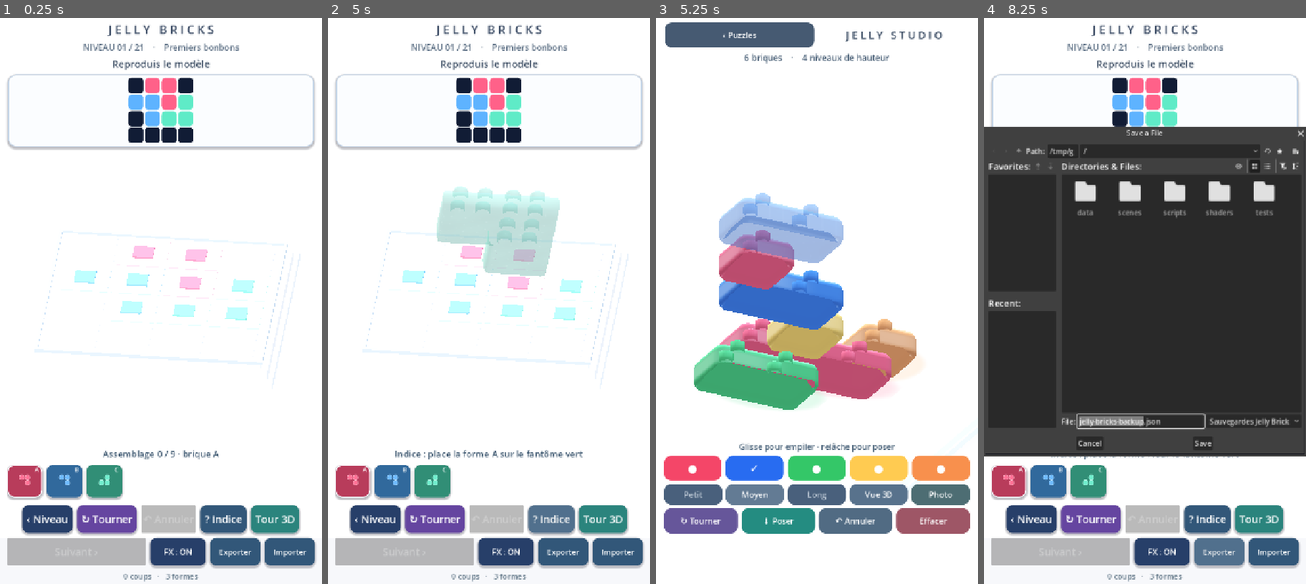
Above: before the commit, frames 1-4 (left to right).
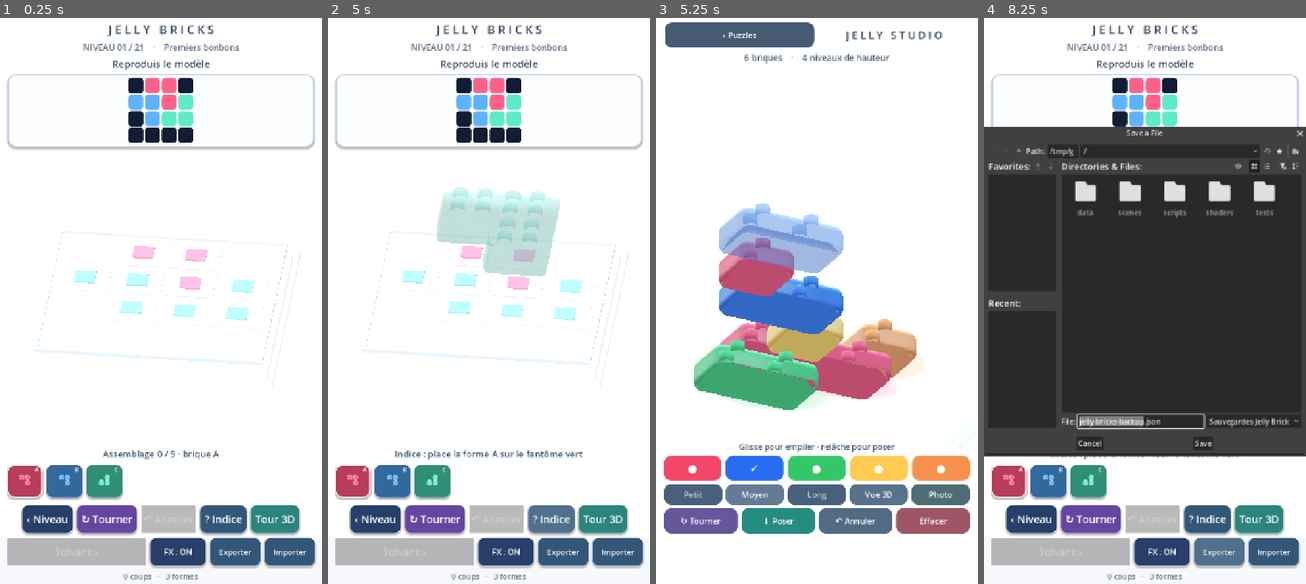
Above: after the commit, the same moments.

Repository: dbrckk/Jelly-bricks
Game: Godot game, scene res://scenes/main.tscn
Same seed, same stepped clock (60 frames per second), same inputs: the game is played once before the commit and once after it.
Inputs (mouse positions are in pixels of both pictures, inside the frame that each line leads up to):
- Up to frame 1 (0.25 s): no input
- Up to frame 2 (5 s): click (353, 482) at 0.52 s; click (392, 482) at 1.27 s; click (431, 482) at 2.02 s; click "‹ Niveau" at 2.75 s; click "↻ Tourner" at 3.5 s; click "? Indice" at 4.25 s
- Up to frame 3 (5.25 s): click "Tour 3D" at 5 s
- Up to frame 4 (8.25 s): click "‹ Puzzles" at 5.75 s; click "FX : ON" at 6.5 s; click "FX : OFF" at 7.25 s; click "Exporter" at 8 s

Frames 1-2 are identical in both runs. In frame 3, 4.0% of the frame differs, in the area x 19-59%, y 30-61%; in frame 4, 0.2%.

Commit message:
feat(studio): seat jelly bricks into tighter sockets and enable translucent pigmented cores

Diff:
--- a/native-godot/scripts/stack_mode.gd
+++ b/native-godot/scripts/stack_mode.gd
@@ -7,10 +7,11 @@
 const SAVE_TRANSFER = preload("res://scripts/save_transfer.gd")
 const SAVE_PATH := "user://jelly-stack-v1.json"
 const GRID := 6
-# Each new layer slides its tenons into the recessed cavity of the
-# piece above. Old step (.74) balanced on exposed stud tips and left
-# ~.24 world-unit gaps between molded shells, visibly levitating towers.
-const STEP := .60
+# The 0.55 step with a 0.21-deep underside socket seats the next molded
+# shell only 0.045 units above the lower crown (formerly 0.095). The
+# supporting tenon still has 0.017 units of headroom under the socket roof.
+# The deterministic occupancy stays unchanged: only the rendered poses move.
+const STEP := .55
 const MAX_LAYERS := 9
 const MAX_BRICKS := 32
 # An actual shadow atlas is worth its GPU cost only on small photo scenes.
@@ -503,6 +504,7 @@
         body_paint.set_shader_parameter("optical_depth", .93 if enabled else .54)
         body_paint.set_shader_parameter("studio_light_card", 1.0 if enabled else .88)
         body_paint.set_shader_parameter("studio_interlock", 1.0 if enabled else .84)
+        body_paint.set_shader_parameter("studio_transmission", 1.0 if enabled else .86)
         var body_coat: MeshInstance3D = brick.get_node_or_null("OpticalBody")
         var stud_coat: MultiMeshInstance3D = brick.get_node_or_null("OpticalStuds")
         if body_coat != null:
@@ -606,6 +608,7 @@
         pigment.set_shader_parameter("optical_depth", .93)
         pigment.set_shader_parameter("studio_light_card", 1.0)
         pigment.set_shader_parameter("studio_interlock", 1.0)
+        pigment.set_shader_parameter("studio_transmission", 1.0)
         piece.get_node("OpticalBody").visible = true
         piece.get_node("OpticalStuds").visible = true
         piece.get_node("PhotoShadowCaster").visible = true
@@ -878,7 +881,7 @@
     var material := ShaderMaterial.new()
     material.shader = SHADER
     material.set_shader_parameter("candy_tint", Color(COLORS[color_idx]))
-    material.set_shader_parameter("gel_opacity", .43 if translucent else .985)
+    material.set_shader_parameter("gel_opacity", .43 if translucent else .940)
     material.set_shader_parameter("sheen", .18 if translucent else .51)
     material.set_shader_parameter("studio_glass", 1.0)
     material.set_shader_parameter("studio_pigment", .72 if translucent else .88)
@@ -895,6 +898,9 @@
     # No simulated collar on translucent placement ghosts or 21 puzzles.
     material.set_shader_parameter("studio_interlock", 0.0 if translucent else .84)
     material.set_shader_parameter("studio_stud_axis", float(posmod(turns, 2)))
+    # Reference candy has a luminous interior, not opaque painted sides.
+    # Core light diffusion is one shader branch on already existing faces.
+    material.set_shader_parameter("studio_transmission", 0.0 if translucent else .86)
     material.set_shader_parameter("studio_squash", 0.0)
     material.set_shader_parameter("studio_span", Vector2(
         float(cells.size()) if posmod(turns, 2) == 0 else 1.0,
@@ -994,8 +1000,8 @@
 
 func _world_position(entry: Dictionary) -> Vector3:
     # Bottom of gel body is at y=.055; the plinth surface is at y=-.30.
-    # At .60 step, the underside's 0.16-deep pocket encapsulates studs;
-    # the continuous rounded body remains distinct between layers.
+    # At .55 step the .21-deep pocket fully encloses real studs while the
+    # continuous rounded Jelly shells almost meet at their molded collars.
     return Vector3(float(entry["col"]) - float(GRID) * .5,
         -.33 + float(entry["layer"]) * STEP,
         float(entry["row"]) - float(GRID) * .5)
